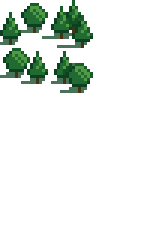
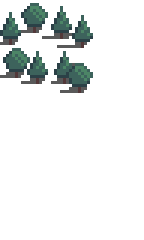
Revision of a layered (144, 240) image; what changed, layer by layer:
added layer "SHADOW" above "individual trees Kopie" over (x1=0, y1=27, x2=87, y2=93)
added layer "individual trees Kopie" above "individual trees" over (x1=0, y1=3, x2=93, y2=93)
hid group "individual trees" (11 layers) over (x1=0, y1=0, x2=93, y2=93)
hid "shadows ground Kopie" over (x1=63, y1=12, x2=81, y2=78)
hid "Ebene 14 Kopie 3" over (x1=63, y1=0, x2=84, y2=33)
